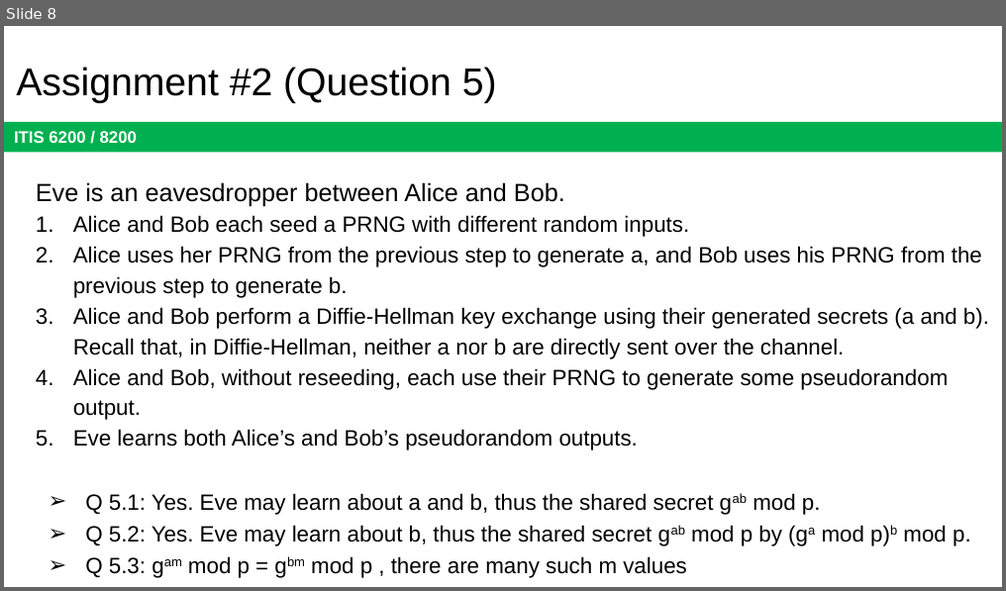
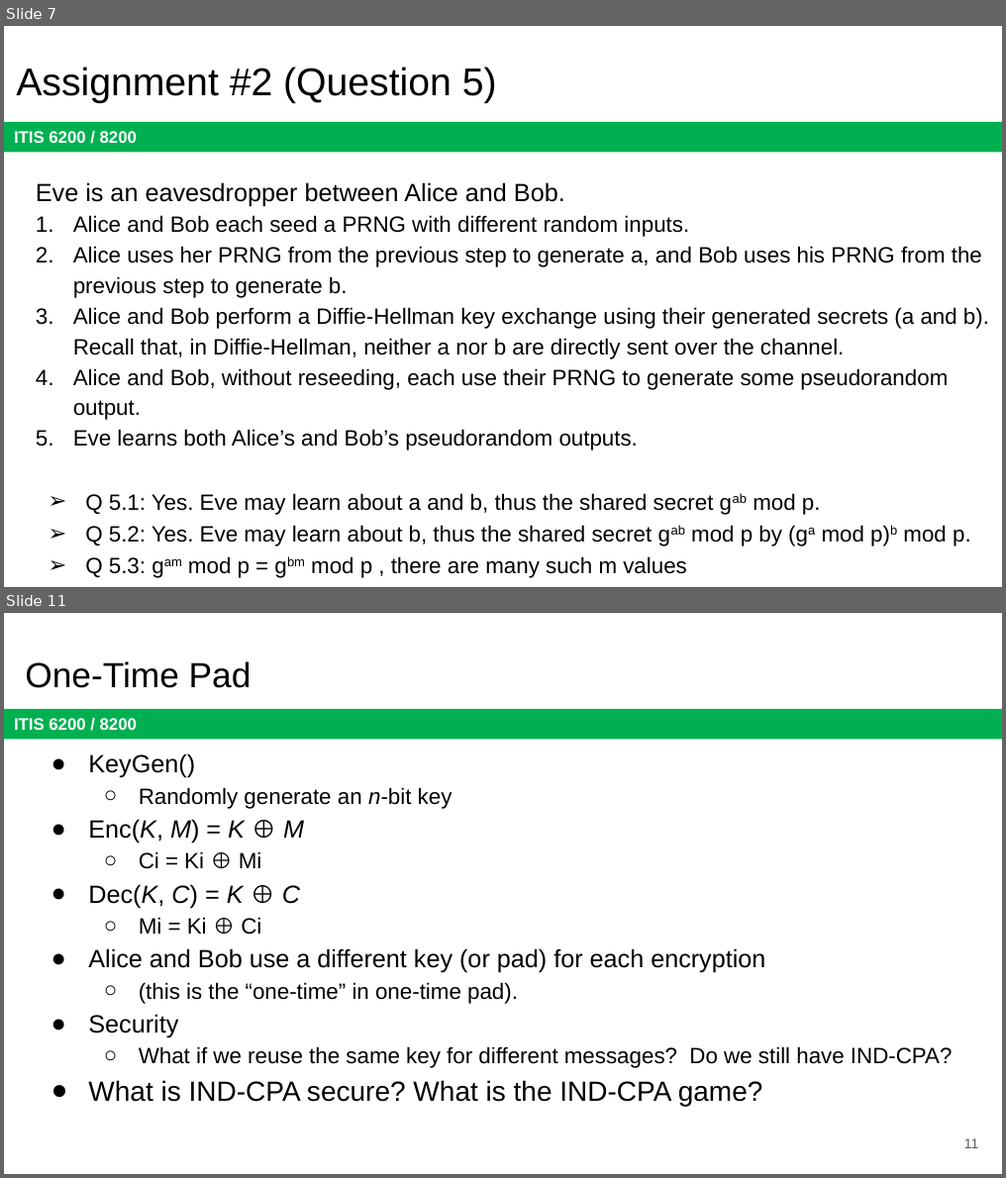
Before and after one commit to jx5c/github.io, a slide deck: teaching/ITIS6200/2023fa/lectures/Midterm.review.pptx. Shown one above the other, each under a label of ours: slide 8 before the commit, slides 7 and 11 after it; the slides between them are not shown. The pictures are 1006x591 and 1006x1178 pixels, drawn with LibreOffice and Linux fonts; fonts in the diff are those of the drawing. Boxes give left, top, right and bottom in pixels: in the first picture for what was removed or moved away, otherwise in the second. Text is boxed around its words. In the diff, an @@ line names an element or a change of style, - is before the commit and + after.

```diff
--- a/teaching/ITIS6200/2023fa/lectures/Midterm.review.pptx
+++ b/teaching/ITIS6200/2023fa/lectures/Midterm.review.pptx
@@ slide 11 added at box(4, 613, 1002, 1174), background #FFFFFF; not listed: 1 template element that a slide beside it also shows @@
@@ title added at box(25, 662, 252, 688), 25.2 pt, text #000000 @@
+One-Time Pad
@@ text added at box(88, 754, 952, 1106), 16 pt, text #000000 @@
+● KeyGen()
+  ○ Randomly generate an n-bit key
+● Enc(K, M) = K ⊕ M
+  ○ Ci = Ki ⊕ Mi
+● Dec(K, C) = K ⊕ C
+  ○ Mi = Ki ⊕ Ci
+● Alice and Bob use a different key (or pad) for each encryption
+  ○ (this is the “one-time” in one-time pad).
+● Security
+  ○ What if we reuse the same key for different messages? Do we still have IND-CPA?
+● What is IND-CPA secure? What is the IND-CPA game?
@@ page number added at box(964, 1139, 978, 1149), 10 pt, text #595959 @@
+11
@@ what was slide 8 is now slide 7 @@
```
Also in this commit, not shown: 1 slide changed, 11 other slides added, 3 slides removed, 2 other files.
